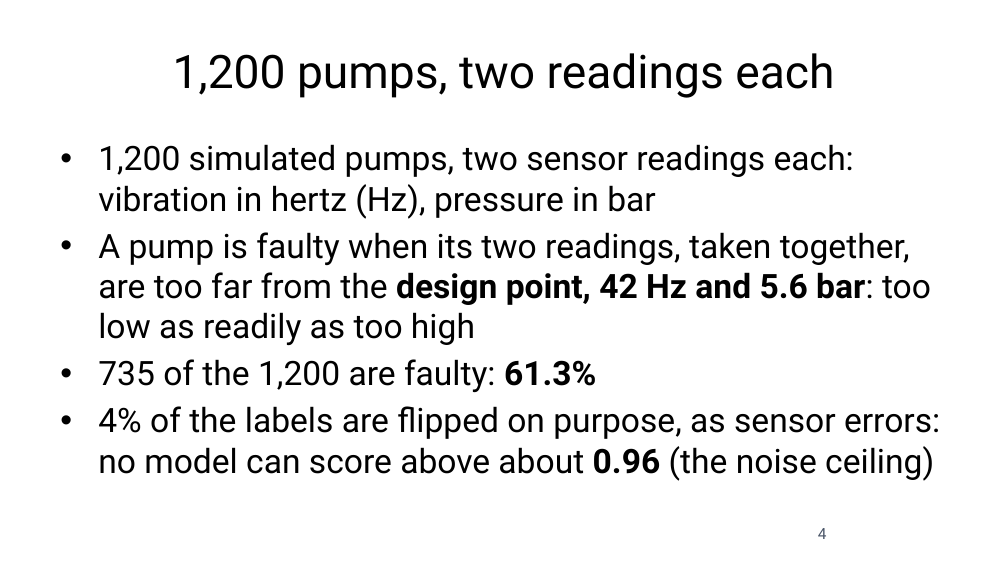
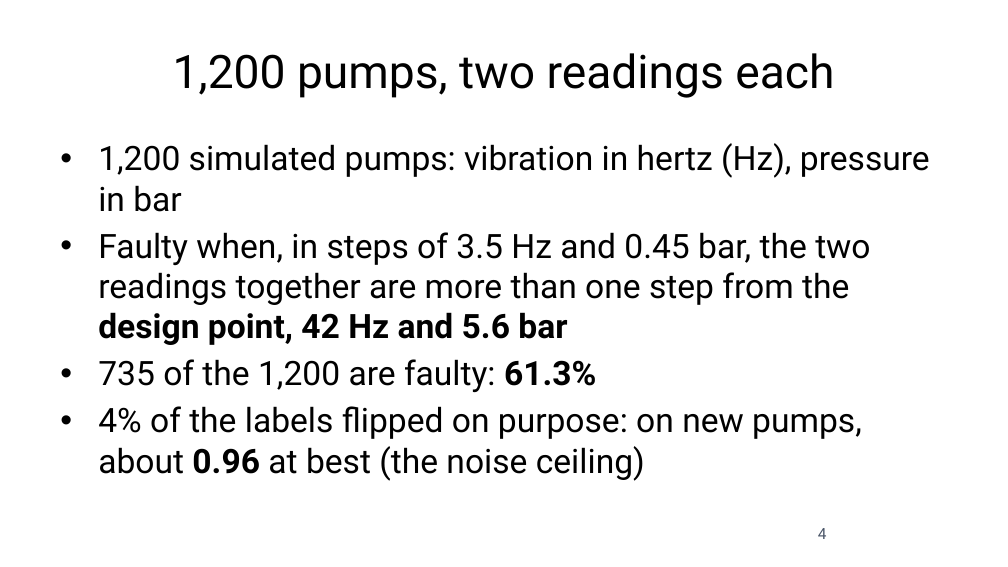
Before and after one commit to fabioantonini/technologies-for-artificial-intelligence, a slide deck: slide 4 of Lessons/06_knn_naive_bayes_svm/Slides/knn_naive_bayes_svm_slides.pptx. Drawn at 1008x567 pixels with LibreOffice and Linux fonts; fonts in the diff are those of the drawing; background and template pictures are left out. Boxes give left, top, right and bottom in pixels: in the first picture for what was removed or moved away, otherwise in the second. Text is boxed around its words. In the diff, an @@ line names an element or a change of style, - is before the commit and + after.

```diff
--- a/Lessons/06_knn_naive_bayes_svm/Slides/knn_naive_bayes_svm_slides.pptx
+++ b/Lessons/06_knn_naive_bayes_svm/Slides/knn_naive_bayes_svm_slides.pptx
@@ text at [98, 143, 930, 345]: text changed @@
-• 1,200 simulated pumps, two sensor readings each: vibration in hertz (Hz), pressure in bar
-• A pump is faulty when its two readings, taken together, are too far from the design point, 42 Hz and 5.6 bar: too low as readily as too high
+• 1,200 simulated pumps: vibration in hertz (Hz), pressure in bar
+• Faulty when, in steps of 3.5 Hz and 0.45 bar, the two readings together are more than one step from the design point, 42 Hz and 5.6 bar
@@ text at [98, 406, 862, 481]: text changed @@
-• 4% of the labels are flipped on purpose, as sensor errors: no model can score above about 0.96 (the noise ceiling)
+• 4% of the labels flipped on purpose: on new pumps, about 0.96 at best (the noise ceiling)
```
Also in this commit, not shown: 6 other slides changed, 14 other files.
